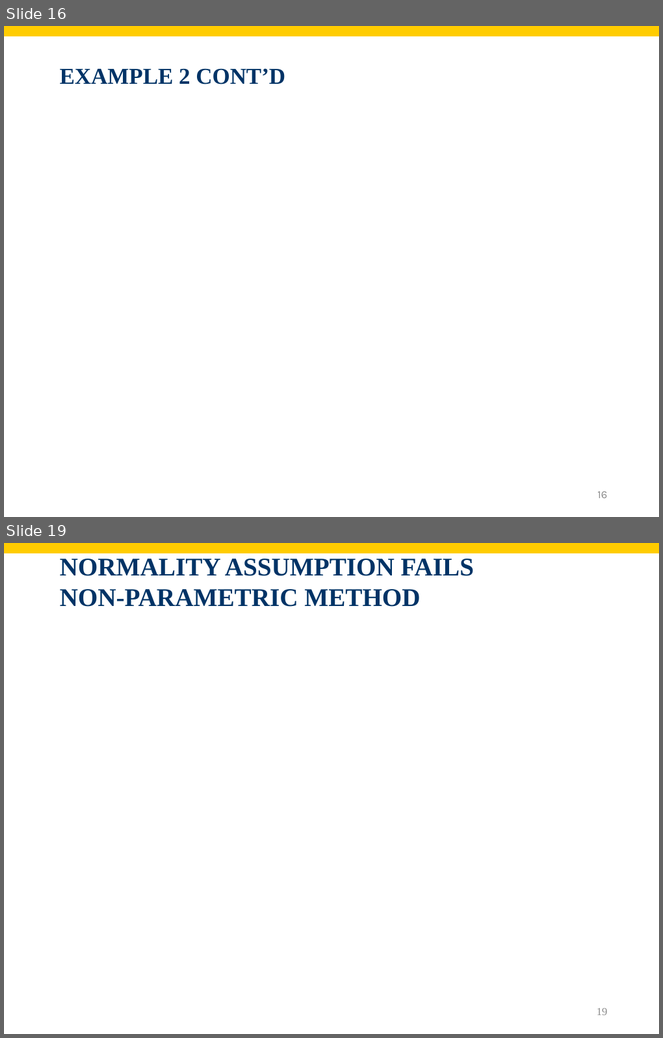
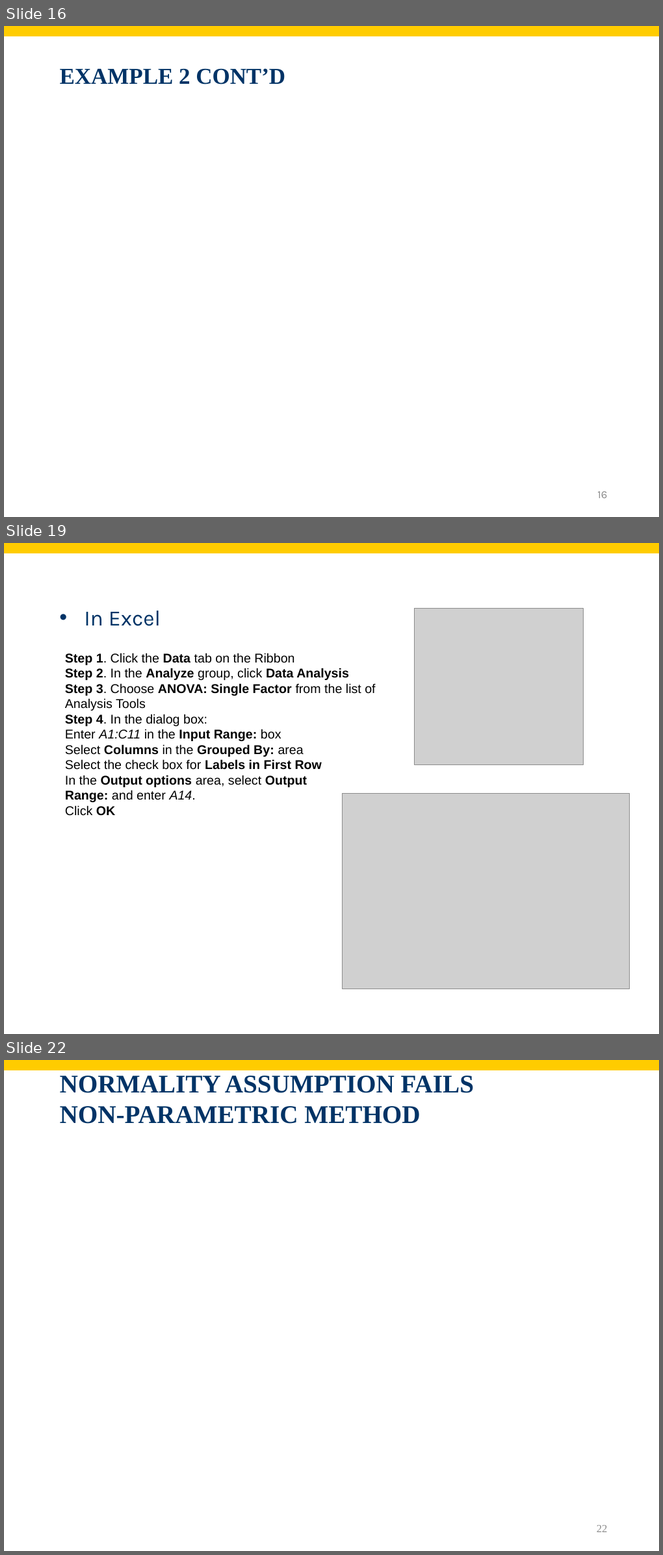
Before and after one commit to shnezam/BUAD1560, a slide deck: slides/pdf/Chapt13.pptx. Shown one above the other, each under a label of ours: slides 16 and 19 before the commit, slides 16, 19 and 22 after it; the slides between them are not shown. The pictures are 663x1038 and 663x1555 pixels, drawn with LibreOffice and Linux fonts; fonts in the diff are those of the drawing; grey boxes stand for pictures; background and template pictures are left out. Boxes give left, top, right and bottom in pixels: in the first picture for what was removed or moved away, otherwise in the second. Text is boxed around its words. In the diff, an @@ line names an element or a change of style, - is before the commit and + after.

```diff
--- a/slides/pdf/Chapt13.pptx
+++ b/slides/pdf/Chapt13.pptx
@@ slide 19 added at (x1=4, y1=543, x2=659, y2=1034), background #FFFFFF; not listed: 1 template element that a slide beside it also shows @@
@@ text added at (x1=84, y1=611, x2=161, y2=626), 24 pt, text #003366 @@
+• In Excel
@@ picture added at (x1=414, y1=609, x2=583, y2=765) @@
@@ text added at (x1=65, y1=653, x2=375, y2=816), 14 pt, text #000000 @@
+Step 1. Click the Data tab on the Ribbon
+Step 2. In the Analyze group, click Data Analysis
+Step 3. Choose ANOVA: Single Factor from the list of
+Analysis Tools
+Step 4. In the dialog box:
+Enter A1:C11 in the Input Range: box
+Select Columns in the Grouped By: area
+Select the check box for Labels in First Row
+In the Output options area, select Output
+Range: and enter A14.
+Click OK
@@ picture added at (x1=343, y1=793, x2=630, y2=988) @@
@@ what was slide 19 is now slide 22 @@
@@ page number at (x1=597, y1=1525, x2=608, y2=1533): text changed @@
-19
+22
```
Also in this commit, not shown: 7 slides changed, 6 other slides added, 4 slides removed, 1 other file.
